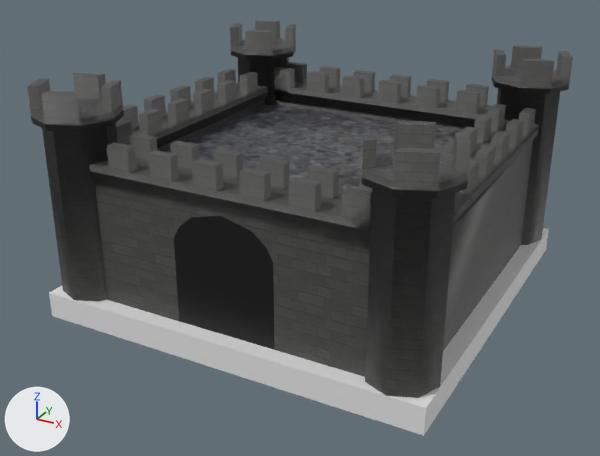
A saved change to the Blender file Models/Characters/stick.blend.
Rendered twice from a 50 mm lens placed at (56.4, -108.8, 53.9), pointed at (-1.2, -4.1, 1.6). The lights are fixed; the arrows at lower left show +X, +Y and +Z.

The scene before the commit, as lines of its bpy script (objects in view):
```python
me_castle = bpy.data.meshes.new('Castle')
me_castle.from_pydata(...)  # 815 vertices, 686 faces; spans x -1.1..1.1, y -1.1..1.1, z -5.2..26.3
me_castle.polygons.foreach_set('use_smooth', [True] * 686)
me_castle.materials.append(mat_castlewall_png)  # picture img_castlewall_png
me_cube_001 = bpy.data.meshes.new('Cube.001')
me_cube_001.from_pydata(...)  # a box spanning x -1.0..1.0, y -1.0..1.0, z -1.0..1.0
ob_castle = bpy.data.objects.new('Castle', me_castle)
ob_castle.location = (0.0, 0.0, 0.0)
ob_castle.scale = (27.5, 27.5, 1.0)
ob_cube_001 = bpy.data.objects.new('Cube.001', me_cube_001)
ob_cube_001.location = (0.0, 0.0, -7.2)
ob_cube_001.scale = (30.0, 30.0, 2.0)
```
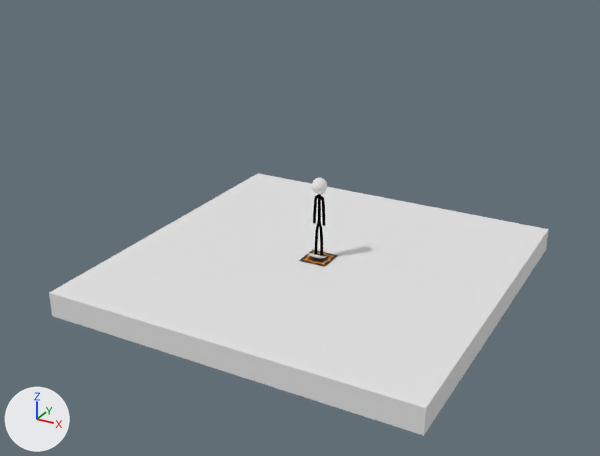
Pixel boxes [x1, y1, x2, y2] of what changed, in the pictures (600 x 456 px):
'Castle', hidden
    before: [27, 20, 573, 398]
'Plane', added
    after: [300, 250, 338, 266]
'HealthBar', added
    after: [308, 252, 327, 259]
'Cube.001', unchanged, uncovered by the edit
    before: [49, 228, 549, 436]
    after: [49, 173, 549, 436]

Patch to the scene script:
```diff
--- a/Models/Characters/stick.blend.py
+++ b/Models/Characters/stick.blend.py
@@ img_selection_png @@
+img_selection_png = load_image('selection.png', '../../Textures/selection.png', 96, 96, 'sRGB')
@@ mat_healthbar @@
+mat_healthbar = principled_material('healthBar')
+mat_healthbar.base_color = (0.5, 0.5, 0.5)  # grey #bcbcbc
@@ mat_selection_png @@
+mat_selection_png = principled_material('selection.png')
+mat_selection_png.texture = img_selection_png
@@ me_cube_006 @@
+me_cube_006.from_pydata(...)  # 30 vertices, 32 faces; spans x -1.75..1.75, y -1.5..-0.3, z -3.69..-3.09
+me_cube_006.materials.append(mat_healthbar)  # grey #bcbcbc
@@ me_plane @@
+me_plane.from_pydata(...)  # 4 vertices, 1 face; spans x -2.36..2.36, y -2.36..2.36, z -5.05
+me_plane.materials.append(mat_selection_png)  # picture img_selection_png
@@ ob_castle @@
 ob_castle.scale = (27.5, 27.5, 1.0)
+ob_castle.hide_viewport = True
@@ ob_healthbar @@
+ob_healthbar = bpy.data.objects.new('HealthBar', me_cube_006)
+ob_healthbar.location = (0.0, 0.0, -0.9)
@@ ob_plane @@
+ob_plane = bpy.data.objects.new('Plane', me_plane)
+ob_plane.location = (0.0, 0.0, 0.0)
```
